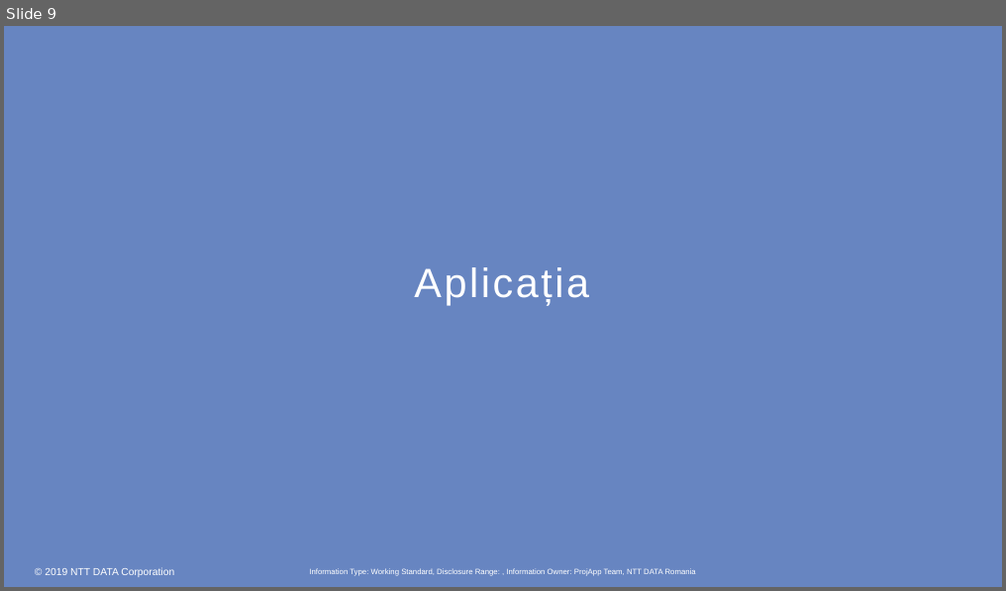
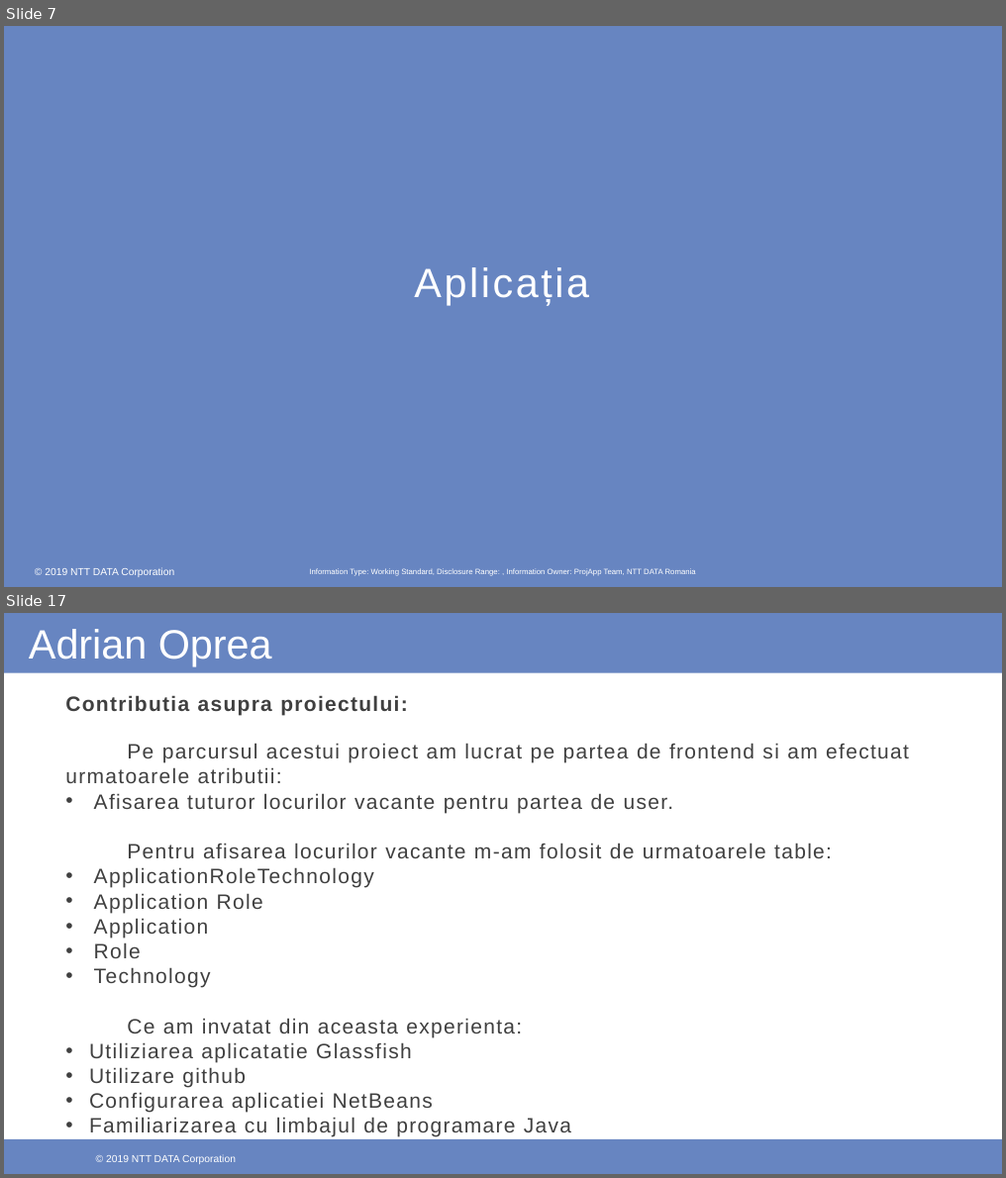
Before and after one commit to marianungureanu/ProjApp, a slide deck: ProjAppPresentation.pptx. Shown one above the other, each under a label of ours: slide 9 before the commit, slides 7 and 17 after it; the slides between them are not shown. The pictures are 1006x591 and 1006x1178 pixels, drawn with LibreOffice and Linux fonts; fonts in the diff are those of the drawing; background and template pictures are left out. Boxes give left, top, right and bottom in pixels: in the first picture for what was removed or moved away, otherwise in the second. Text is boxed around its words. In the diff, an @@ line names an element or a change of style, - is before the commit and + after.

```diff
--- a/ProjAppPresentation.pptx
+++ b/ProjAppPresentation.pptx
@@ slide 17 added at [4,613,1002,1174], background #FFFFFF @@
@@ rectangle added at [4,613,1002,672], fill #6785C1 @@
@@ text added at [29,629,272,666], 39.4 pt, text #FFFFFF @@
+Adrian Oprea
@@ text added at [65,695,909,1138], 20 pt, text #404040 @@
+Contributia asupra proiectului:
+Pe parcursul acestui proiect am lucrat pe partea de frontend si am efectuat urmatoarele atributii:
+• Afisarea tuturor locurilor vacante pentru partea de user.
+Pentru afisarea locurilor vacante m-am folosit de urmatoarele table:
+• ApplicationRoleTechnology
+• Application Role
+• Application
+• Role
+• Technology
+Ce am invatat din aceasta experienta:
+• Utiliziarea aplicatatie Glassfish
+• Utilizare github
+• Configurarea aplicatiei NetBeans
+• Familiarizarea cu limbajul de programare Java
@@ rectangle added at [4,1140,1002,1174], fill #6785C1 @@
@@ rectangle added at [73,1143,234,1167], fill #6785C1 @@
@@ rectangle added at [411,1144,572,1168], fill #6785C1 @@
@@ text added at [94,1155,236,1164], 9.8 pt, text #FFFFFF @@
+© 2019 NTT DATA Corporation
@@ text added at [106,1155,224,1164], 9.8 pt, text #FFFFFF @@
+© 2019 NTT DATA Corporation
@@ page number added at [469,1149,537,1167], 14.8 pt, text #FFFFFF @@
+17
@@ what was slide 9 is now slide 7 @@
```
Also in this commit, not shown: 9 slides changed, 21 other slides added, 2 slides removed.
